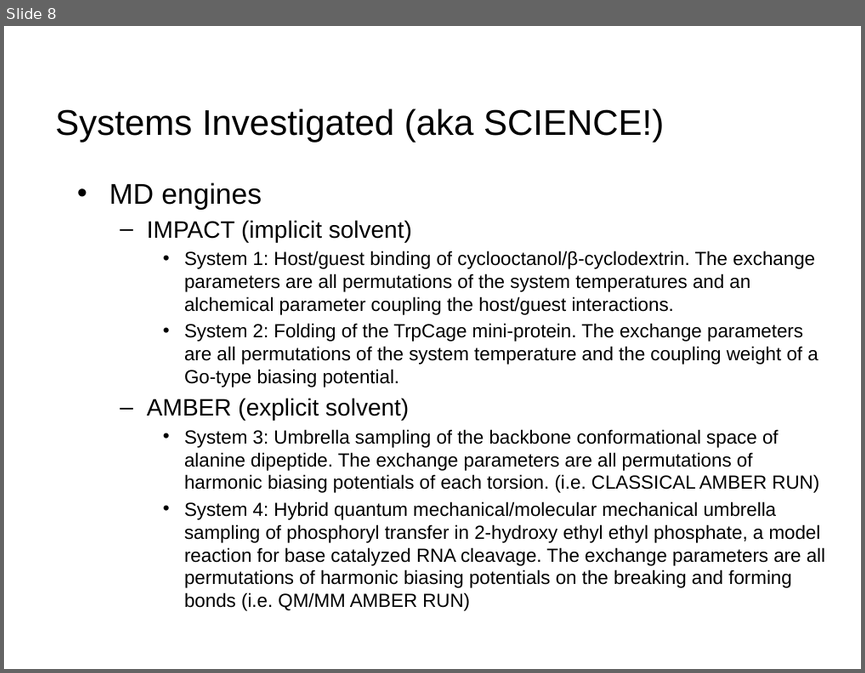
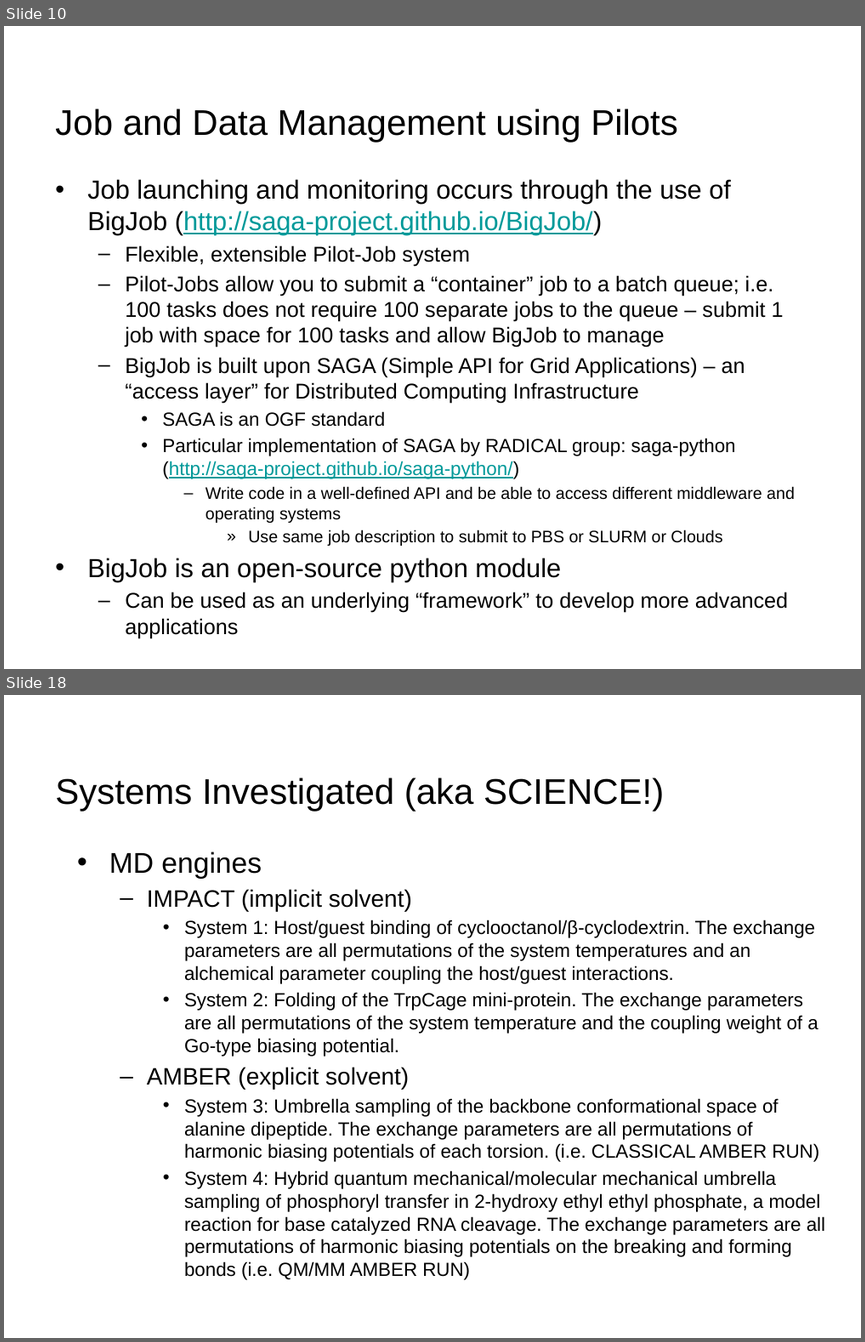
Before and after one commit to saga-project/presentations, a slide deck: 2013-XSEDE-CDI.pptx. Shown one above the other, each under a label of ours: slide 8 before the commit, slides 10 and 18 after it; the slides between them are not shown. The pictures are 865x673 and 865x1342 pixels, drawn with LibreOffice and Linux fonts; fonts in the diff are those of the drawing; background and template pictures are left out. Boxes give left, top, right and bottom in pixels: in the first picture for what was removed or moved away, otherwise in the second. Text is boxed around its words. In the diff, an @@ line names an element or a change of style, - is before the commit and + after.

```diff
--- a/2013-XSEDE-CDI.pptx
+++ b/2013-XSEDE-CDI.pptx
@@ slide 10 added at (4, 26, 861, 669), background #FFFFFF; not listed: 1 template element that a slide beside it also shows @@
@@ title added at (55, 108, 678, 142), 30 pt, text #000000 @@
+Job and Data Management using Pilots
@@ text added at (87, 179, 794, 582), 18 pt, text #000000 @@
+• Job launching and monitoring occurs through the use of BigJob (http://saga-project.github.io/BigJob/)
+  – Flexible, extensible Pilot-Job system
+  – Pilot-Jobs allow you to submit a “container” job to a batch queue; i.e. 100 tasks does not require 100 separate jobs to the queue – submit 1 job with space for 100 tasks and allow BigJob to manage
+  – BigJob is built upon SAGA (Simple API for Grid Applications) – an “access layer” for Distributed Computing Infrastructure
+    • SAGA is an OGF standard
+    • Particular implementation of SAGA by RADICAL group: saga-python (http://saga-project.github.io/saga-python/)
+      – Write code in a well-defined API and be able to access different middleware and operating systems
+        » Use same job description to submit to PBS or SLURM or Clouds
+• BigJob is an open-source python module
+  – Can be used as an underlying “framework” to develop more advanced applications
@@ what was slide 8 is now slide 18 @@
```
Also in this commit, not shown: 9 slides changed, 14 other slides added, 4 slides removed, 1 other file.
